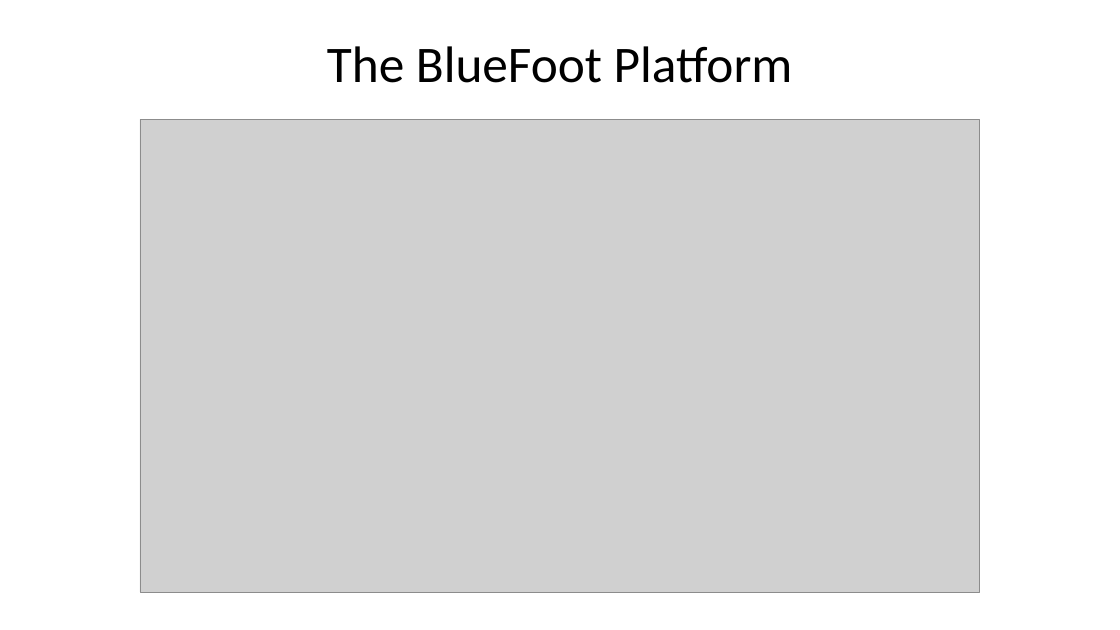
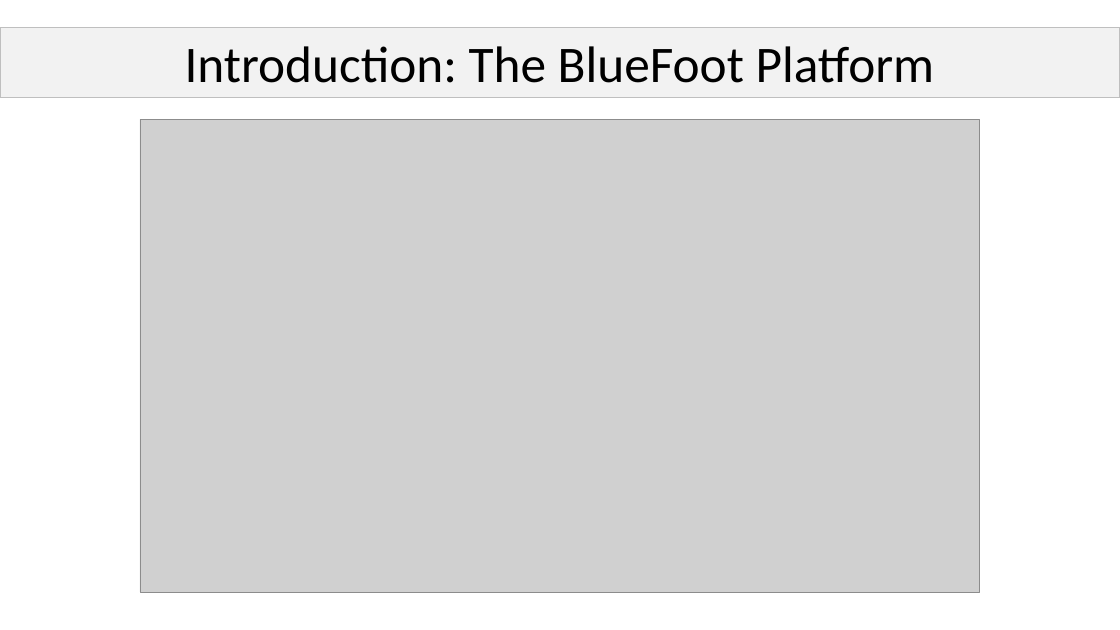
Before and after one commit to bcairl01/Masters-Thesis, a slide deck: slide 3 of presentation/main.pptx (slide 2 before the commit). Drawn at 1120x630 pixels with LibreOffice and Linux fonts; fonts in the diff are those of the drawing; grey boxes stand for pictures. Boxes give left, top, right and bottom in pixels: in the first picture for what was removed or moved away, otherwise in the second. Text is boxed around its words. In the diff, an @@ line names an element or a change of style, - is before the commit and + after.

```diff
--- a/presentation/main.pptx
+++ b/presentation/main.pptx
@@ rectangle "Introduction: The BlueFoot Platform": place and size @@
-rectangle "Introduction: The BlueFoot Platform" at box(327, 46, 793, 83)
+rectangle "Introduction: The BlueFoot Platform" at box(0, 27, 1120, 97)
@@ rectangle "Introduction: The BlueFoot Platform" at box(0, 27, 1120, 97): fill none to #F2F2F2; outline none to #BFBFBF 0.75 pt @@
@@ text in rectangle at box(185, 46, 935, 83): text changed @@
-The BlueFoot Platform
+Introduction: The BlueFoot Platform
```
Also in this commit, not shown: 7 slides added, 3 other files.
